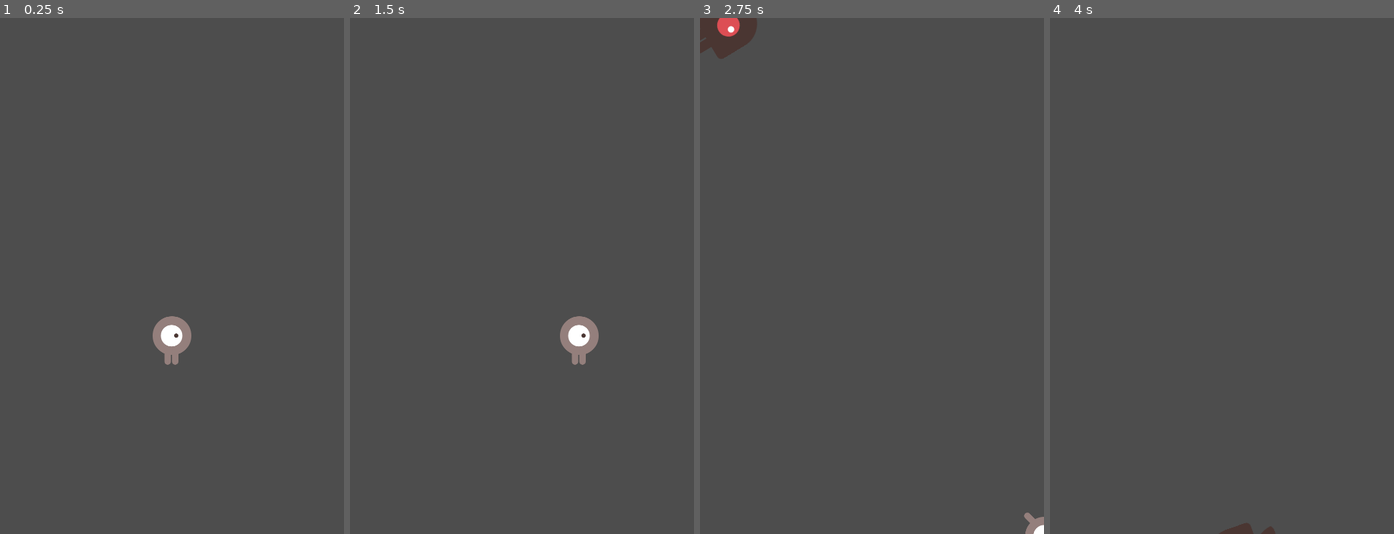
Above: before the commit, frames 1-4 (left to right).
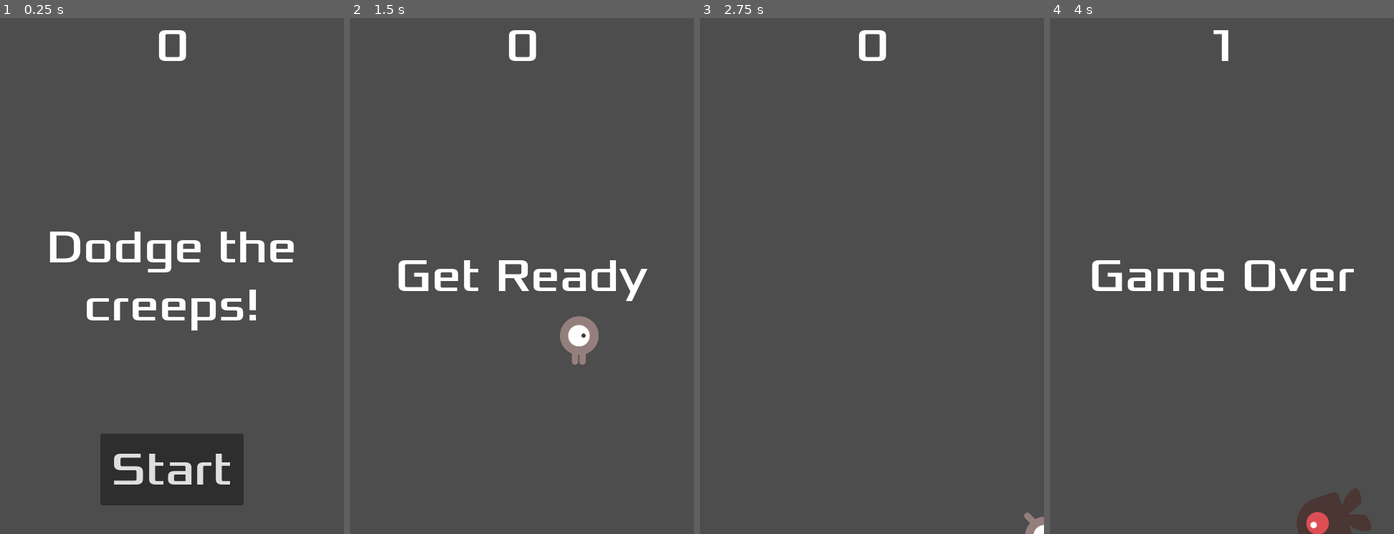
Above: after the commit, the same moments.

Repository: fancyplants/godot_first_2d
Game: Godot game, scene res://main.tscn
Same seed, same stepped clock (60 frames per second), same inputs: the game is played once before the commit and once after it.
Inputs (mouse positions are in pixels of both pictures, inside the frame that each line leads up to):
- Up to frame 1 (0.25 s): no input
- Up to frame 2 (1.5 s): click (522, 472) at 0.5 s, where only the run after the commit has a clickable "Start"; tap Enter at 1.25 s; hold Right (move_right) from 1.28 s (still down)
- Up to frame 3 (2.75 s): release Right (move_right) at 2.03 s; hold Down (move_down) from 2.03 s (still down)
- Up to frame 4 (4 s): release Down (move_down) at 2.78 s; hold Right (move_right) 2.78-3.53 s; hold Up (move_up) from 3.53 s (still down)

The runs differ from the first frame. In frame 1, 9.6% of the frame differs, in the area x 14-86%, y 2-95%; in frame 2, 2.1%; in frame 3, 1.3%; in frame 4, 3.3%.

Commit message:
Add HUD with title screen, score, and game over

Diff:
--- /dev/null
+++ b/hud.gd
@@ -0,0 +1,45 @@
+extends CanvasLayer
+
+# Notifies `Main` node that the button has been pressed
+signal start_game
+
+# Called when the node enters the scene tree for the first time.
+func _ready():
+	pass # Replace with function body.
+
+
+# Called every frame. 'delta' is the elapsed time since the previous frame.
+func _process(delta):
+	pass
+
+
+func show_message(text):
+	$Message.text = text
+	$Message.show()
+	$MessageTimer.start()
+
+
+func show_game_over():
+	show_message("Game Over")
+
+	await $MessageTimer.timeout
+
+	$Message.text = "Dodge the Creeps!"
+	$Message.show()
+
+	# make a one-shot timer and wait to finish
+	await get_tree().create_timer(1.0).timeout
+	$StartButton.show()
+
+
+func update_score(score):
+	$ScoreLabel.text = str(score)
+
+
+func _on_start_button_pressed():
+	$StartButton.hide()
+	start_game.emit()
+
+
+func _on_message_timer_timeout():
+	$Message.hide()
--- /dev/null
+++ b/hud.tscn
@@ -0,0 +1,61 @@
+[gd_scene load_steps=3 format=3 uid="uid://4od48aawps60"]
+
+[ext_resource type="Script" path="res://hud.gd" id="1_87wiy"]
+[ext_resource type="FontFile" uid="uid://cokn0xfwm4p8e" path="res://fonts/Xolonium-Regular.ttf" id="1_s763x"]
+
+[node name="HUD" type="CanvasLayer"]
+script = ExtResource("1_87wiy")
+
+[node name="ScoreLabel" type="Label" parent="."]
+anchors_preset = 5
+anchor_left = 0.5
+anchor_right = 0.5
+offset_left = -22.5
+offset_right = 22.5
+offset_bottom = 78.0
+grow_horizontal = 2
+theme_override_fonts/font = ExtResource("1_s763x")
+theme_override_font_sizes/font_size = 64
+text = "0"
+horizontal_alignment = 1
+vertical_alignment = 1
+
+[node name="Message" type="Label" parent="."]
+anchors_preset = 8
+anchor_left = 0.5
+anchor_top = 0.5
+anchor_right = 0.5
+anchor_bottom = 0.5
+offset_left = -240.0
+offset_top = -79.5
+offset_right = 240.0
+offset_bottom = 79.5
+grow_horizontal = 2
+grow_vertical = 2
+theme_override_fonts/font = ExtResource("1_s763x")
+theme_override_font_sizes/font_size = 64
+text = "Dodge the creeps!"
+horizontal_alignment = 1
+vertical_alignment = 1
+autowrap_mode = 2
+
+[node name="StartButton" type="Button" parent="."]
+anchors_preset = 7
+anchor_left = 0.5
+anchor_top = 1.0
+anchor_right = 0.5
+anchor_bottom = 1.0
+offset_left = -100.0
+offset_top = -140.0
+offset_right = 100.0
+offset_bottom = -40.0
+grow_horizontal = 2
+grow_vertical = 0
+theme_override_fonts/font = ExtResource("1_s763x")
+theme_override_font_sizes/font_size = 64
+text = "Start"
+
+[node name="MessageTimer" type="Timer" parent="."]
+
+[connection signal="pressed" from="StartButton" to="." method="_on_start_button_pressed"]
+[connection signal="timeout" from="MessageTimer" to="." method="_on_message_timer_timeout"]
--- a/main.gd
+++ b/main.gd
@@ -5,7 +5,7 @@
 
 # Called when the node enters the scene tree for the first time.
 func _ready():
-	new_game()
+	pass
 
 
 # Called every frame. 'delta' is the elapsed time since the previous frame.
@@ -16,11 +16,15 @@
 func game_over():
 	$ScoreTimer.stop()
 	$MobTimer.stop()
+	$HUD.show_game_over()
 
 func new_game():
 	score = 0
 	$Player.start($StartPosition.position)
 	$StartTimer.start()
+
+	$HUD.update_score(score)
+	$HUD.show_message("Get Ready")
 
 
 func _on_mob_timer_timeout():
@@ -50,6 +54,7 @@
 # increment the player's score by 1 per second they live
 func _on_score_timer_timeout():
 	score += 1
+	$HUD.update_score(score)
 
 # start the gaaaaaaame
 func _on_start_timer_timeout():
--- a/main.tscn
+++ b/main.tscn
@@ -1,8 +1,9 @@
-[gd_scene load_steps=5 format=3 uid="uid://yyrqeoxlsbv1"]
+[gd_scene load_steps=6 format=3 uid="uid://yyrqeoxlsbv1"]
 
 [ext_resource type="PackedScene" uid="uid://bivo8ybt8paxy" path="res://player.tscn" id="1_j0hjb"]
 [ext_resource type="Script" path="res://main.gd" id="1_opnc2"]
 [ext_resource type="PackedScene" uid="uid://c5n7cmaorotr0" path="res://mob.tscn" id="2_jrrya"]
+[ext_resource type="PackedScene" uid="uid://4od48aawps60" path="res://hud.tscn" id="4_mmpq3"]
 
 [sub_resource type="Curve2D" id="Curve2D_v6cbc"]
 _data = {
@@ -33,7 +34,10 @@
 
 [node name="MobSpawnLocation" type="PathFollow2D" parent="MobPath"]
 
+[node name="HUD" parent="." instance=ExtResource("4_mmpq3")]
+
 [connection signal="hit" from="Player" to="." method="game_over"]
 [connection signal="timeout" from="MobTimer" to="." method="_on_mob_timer_timeout"]
 [connection signal="timeout" from="ScoreTimer" to="." method="_on_score_timer_timeout"]
 [connection signal="timeout" from="StartTimer" to="." method="_on_start_timer_timeout"]
+[connection signal="start_game" from="HUD" to="." method="new_game"]
